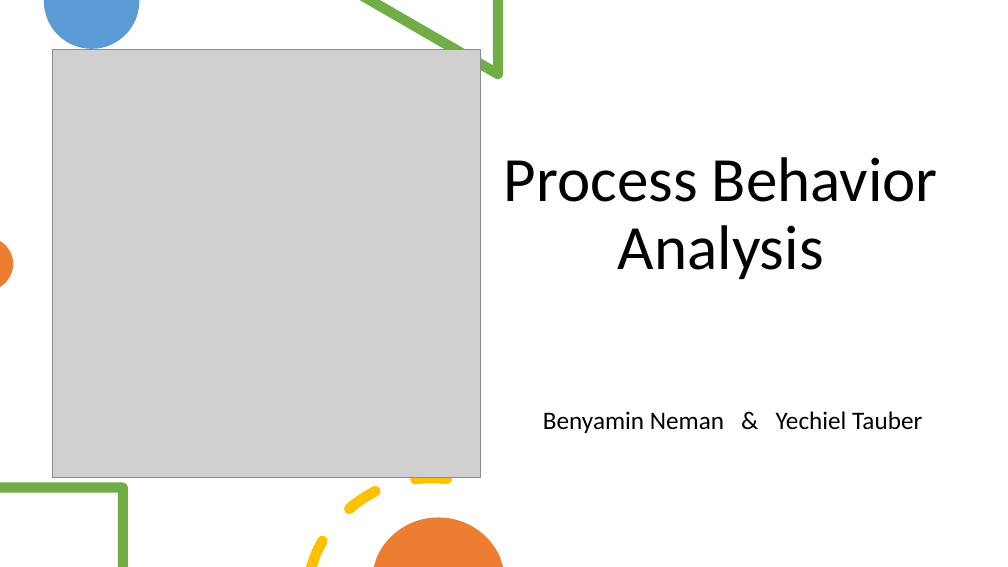
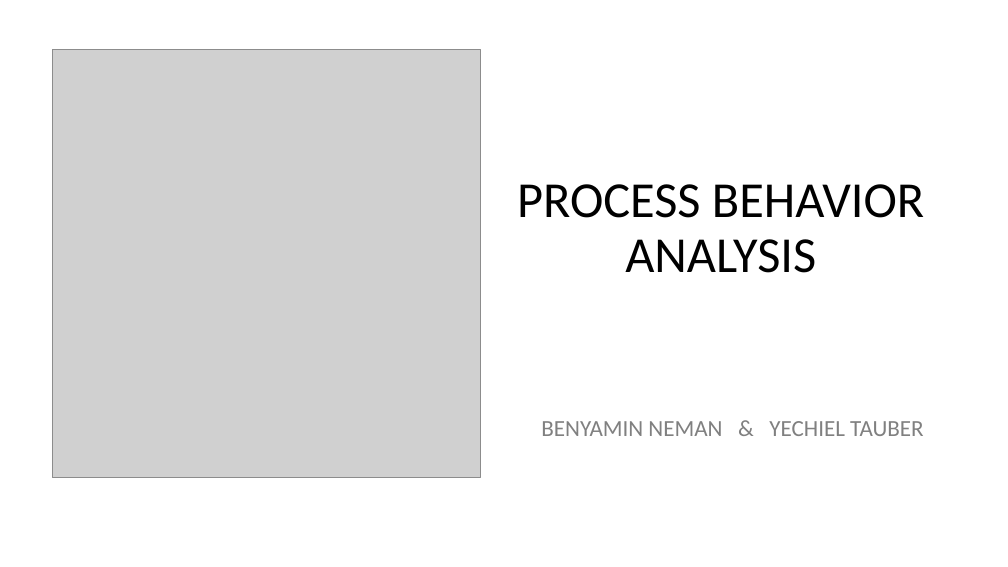
Before and after one commit to ychielt/project_CE, a slide deck: slide 1 of presentation.pptx. Drawn at 1008x567 pixels with LibreOffice and Linux fonts; fonts in the diff are those of the drawing; grey boxes stand for pictures; background and template pictures are left out. Boxes give left, top, right and bottom in pixels: in the first picture for what was removed or moved away, otherwise in the second. Text is boxed around its words. In the diff, an @@ line names an element or a change of style, - is before the commit and + after.

Commit message:
presentation

```diff
--- a/presentation.pptx
+++ b/presentation.pptx
@@ freeform shape removed at (44, 0, 139, 49) @@
@@ freeform shape removed at (360, 0, 504, 79) @@
@@ title at (517, 184, 924, 273): text changed; size 60 to 48 pt @@
-Process Behavior Analysis
+PROCESS BEHAVIOR ANALYSIS
@@ freeform shape removed at (0, 241, 13, 287) @@
@@ subtitle at (541, 421, 923, 436): text changed; size 24 to 22 pt; text colour #000000 to #808080 @@
-Benyamin Neman & Yechiel Tauber
+BENYAMIN NEMAN & YECHIEL TAUBER
@@ freeform shape removed at (306, 473, 452, 567) @@
@@ freeform shape removed at (0, 482, 128, 567) @@
@@ freeform shape removed at (374, 517, 503, 567) @@
```
Also in this commit, not shown: 4 other slides changed, 2 slides added, 1 slide removed.
